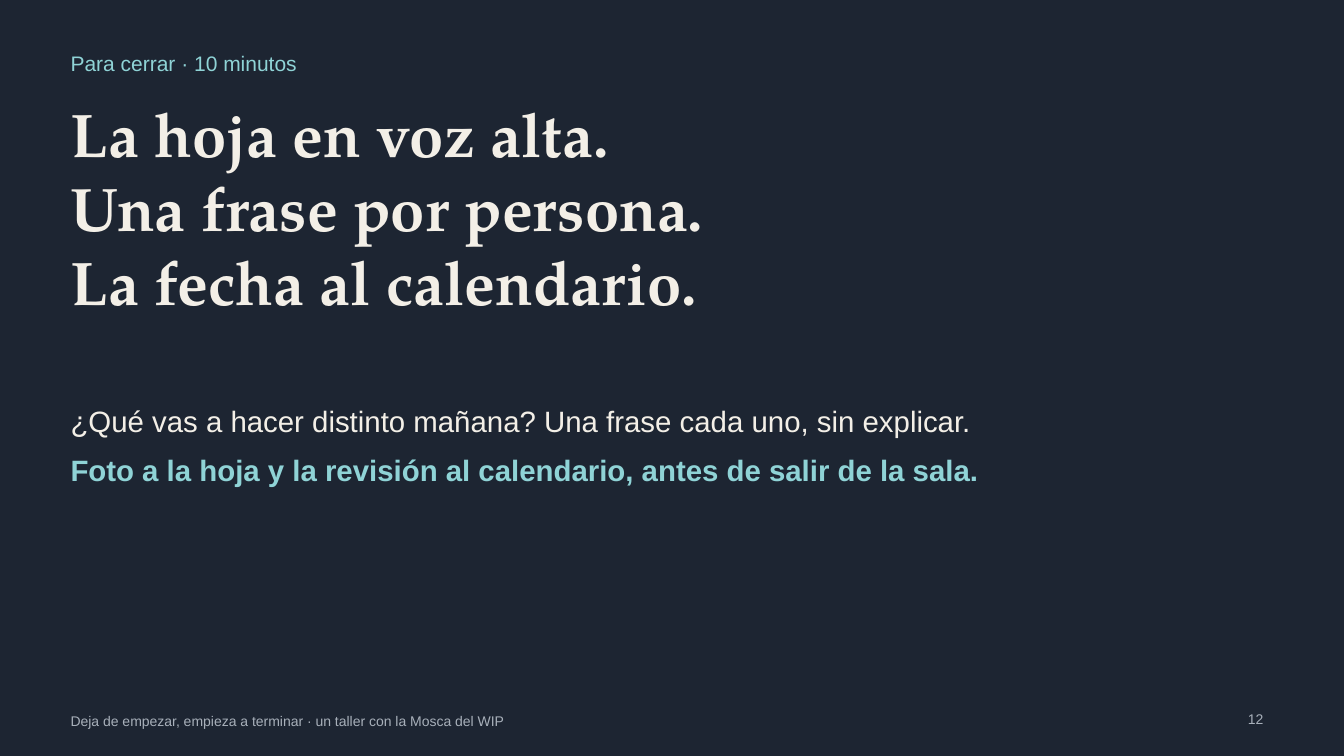
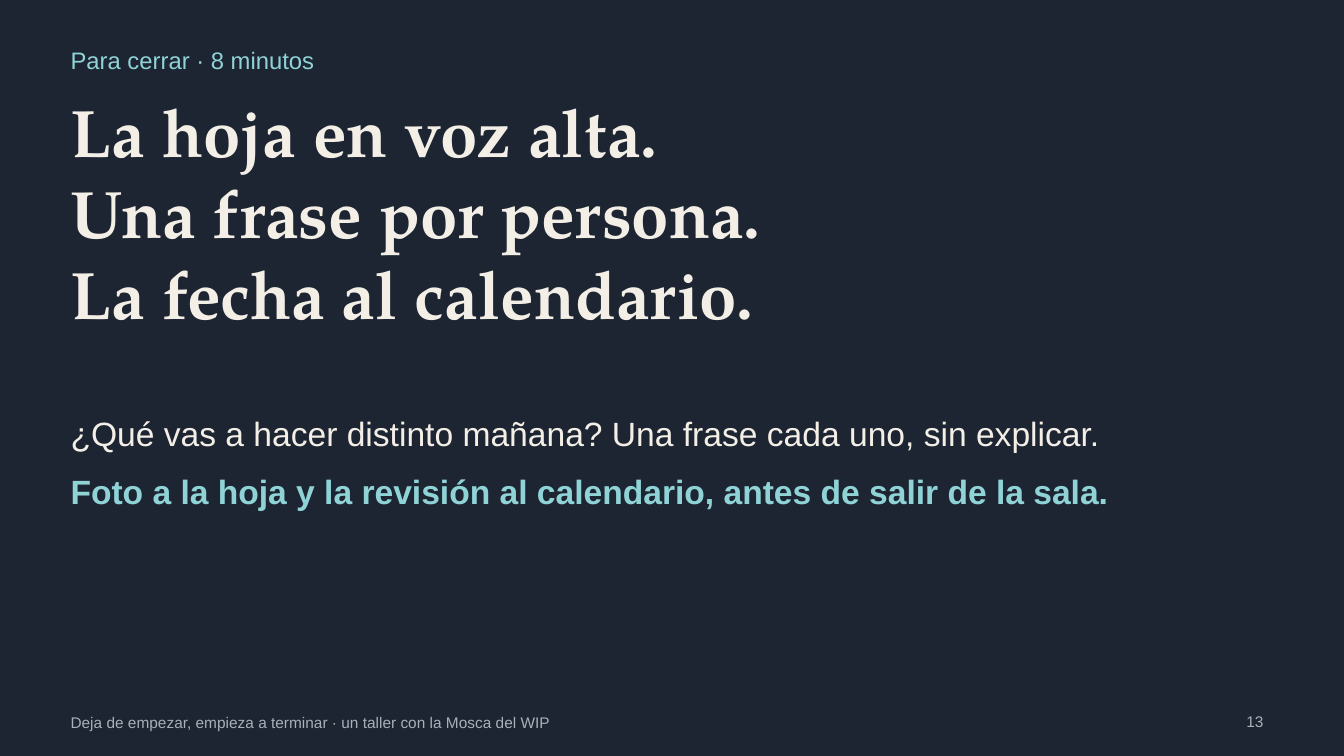
Before and after one commit to ferfelan/mosca-del-wip, a slide deck: slide 13 of public/taller/Mosca-del-WIP-Taller-Presentacion.pptx (slide 12 before the commit). Drawn at 1344x756 pixels with LibreOffice and Linux fonts; fonts in the diff are those of the drawing. Boxes give left, top, right and bottom in pixels: in the first picture for what was removed or moved away, otherwise in the second. Text is boxed around its words. In the diff, an @@ line names an element or a change of style, - is before the commit and + after.

```diff
--- a/public/taller/Mosca-del-WIP-Taller-Presentacion.pptx
+++ b/public/taller/Mosca-del-WIP-Taller-Presentacion.pptx
@@ text at (71,51,314,69): text changed; size 15 to 17 pt @@
-Para cerrar · 10 minutos
+Para cerrar · 8 minutos
@@ title "La hoja en voz alta." at (71,108,760,320): size 44 to 48 pt @@
@@ text "¿Qué vas a hacer distinto ...": place and size @@
-text "¿Qué vas a hacer distinto ..." at (71,410,978,487)
+text "¿Qué vas a hacer distinto ..." at (71,421,1108,511)
@@ text "¿Qué vas a hacer distinto ..." at (71,421,1108,511): size 21 to 24 pt @@
@@ text "Deja de empezar, empieza a ..." at (71,717,550,731): size 10 to 11 pt @@
@@ page number added at (1246,716,1263,727), 11 pt, text #A8B0BA @@
+13
@@ page number removed at (1248,714,1264,724) @@
-12
```
Also in this commit, not shown: 11 other slides changed, 2 slides added, 1 slide removed, 10 other files.
